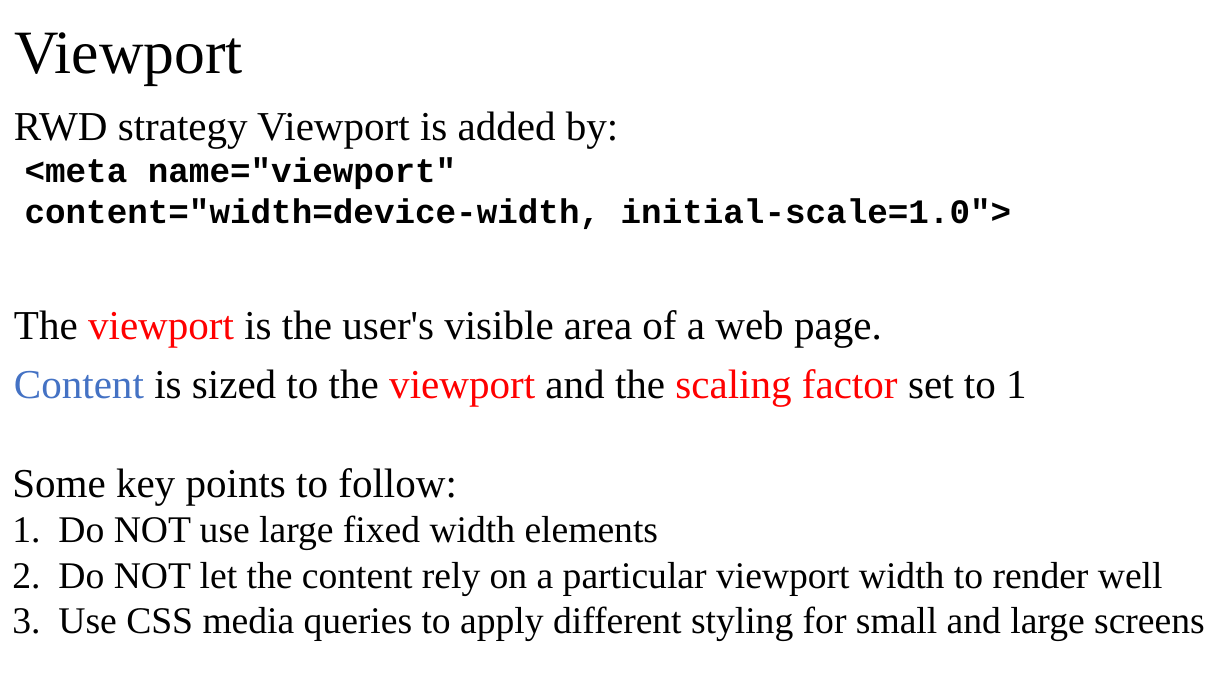
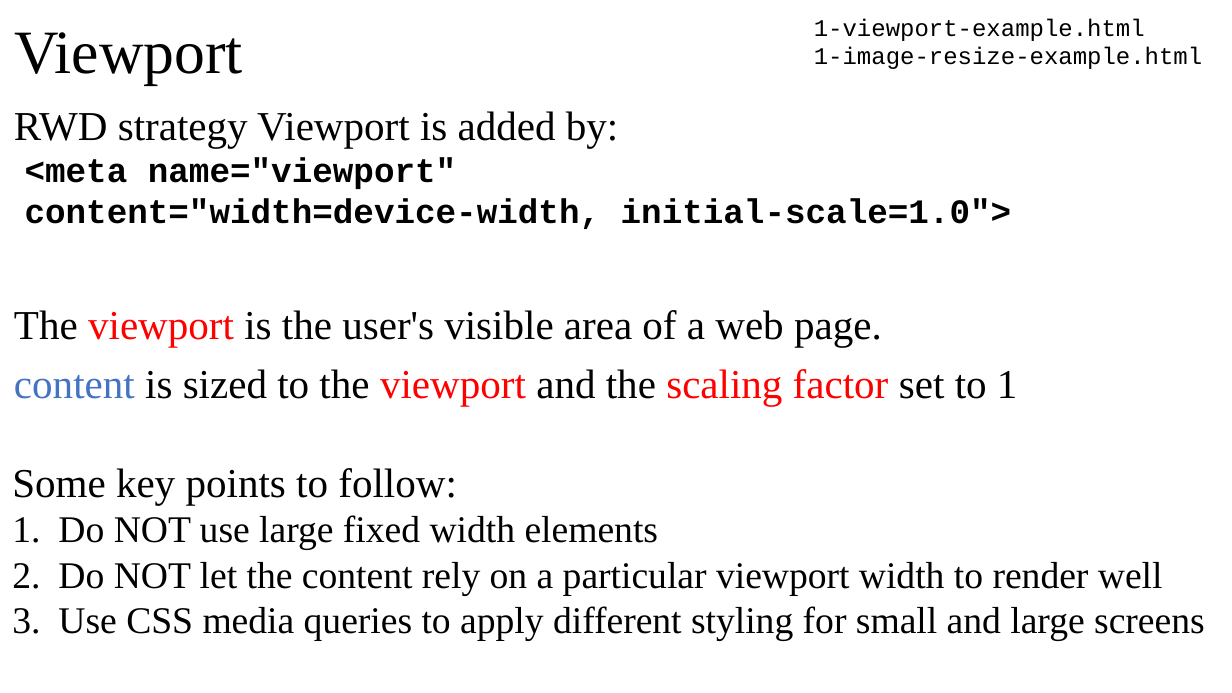
Before and after one commit to manglayev/nu-courses-material, a slide deck: slide 8 of CSCI-111/week-5/week-5-lecture.pptx. Drawn at 1232x693 pixels with LibreOffice and Linux fonts; fonts in the diff are those of the drawing. Boxes give left, top, right and bottom in pixels: in the first picture for what was removed or moved away, otherwise in the second. Text is boxed around its words. In the diff, an @@ line names an element or a change of style, - is before the commit and + after.

Commit message:
added new content and examples

```diff
--- a/CSCI-111/week-5/week-5-lecture.pptx
+++ b/CSCI-111/week-5/week-5-lecture.pptx
@@ text added at box(814, 18, 1202, 69), 14 pt, text #000000 @@
+1-viewport-example.html
+1-image-resize-example.html
@@ text at box(14, 369, 1018, 406): text changed @@
-Content is sized to the viewport and the scaling factor set to 1
+content is sized to the viewport and the scaling factor set to 1
```
Also in this commit, not shown: 8 other slides changed, 1 slide added, 56 other files.
